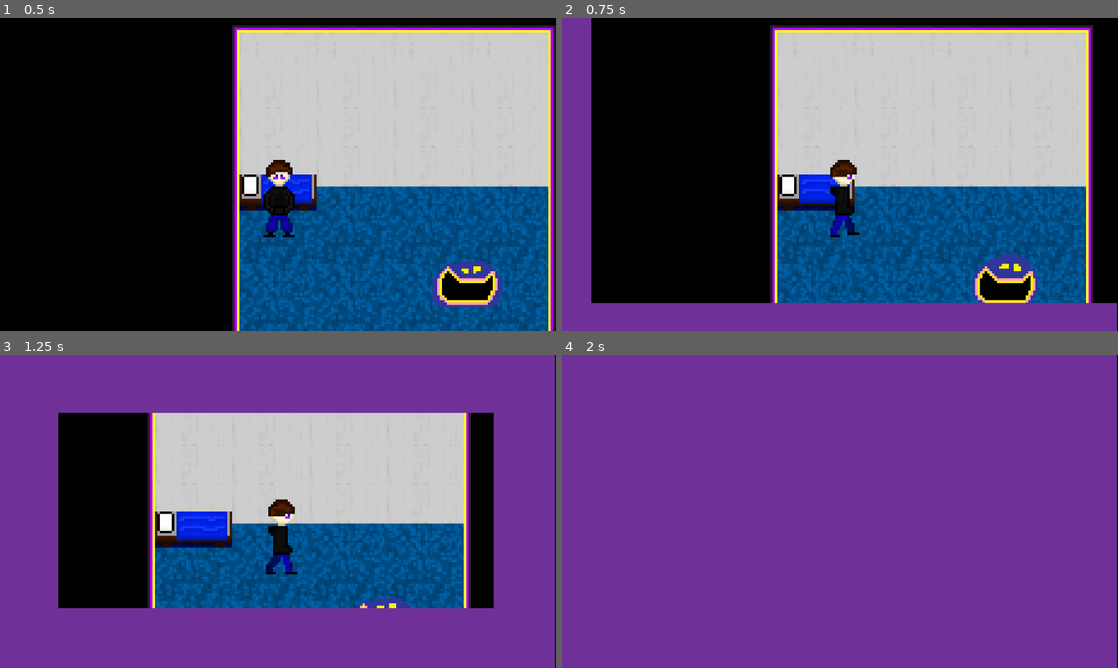
Above: before the commit, frames 1-4 (two rows, left to right).
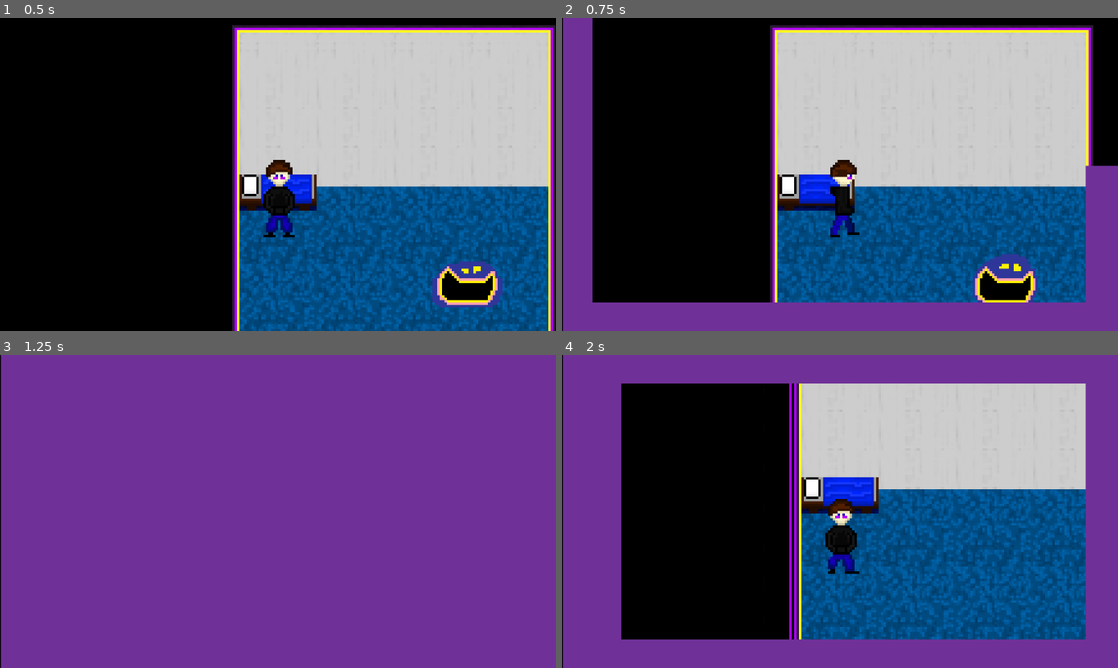
Above: after the commit, the same moments.

Repository: Vaisaz/yumeNikkiFangame
Game: Godot game, scene res://scenes/locations/room.tscn
Same seed, same stepped clock (60 frames per second), same inputs: the game is played once before the commit and once after it.
Inputs:
- Up to frame 1 (0.5 s): no input
- Up to frame 2 (0.75 s): hold Right (right) from 0.53 s (still down); tap E (interact) at 0.6 s
- Up to frame 3 (1.25 s): keep holding Right (right)
- Up to frame 4 (2 s): release Right (right) at 1.28 s; hold Down (down) from 1.28 s (still down); tap E (interact) at 1.35 s

Frame 1 is identical in both runs. In frame 2, 3.3% of the frame differs, in the area x 0-100%, y 0-100%; in frame 3, 49%; in frame 4, 69%.

Commit message:
Transition Animation Repaired

Diff:
--- a/project.godot
+++ b/project.godot
@@ -17,11 +17,12 @@
 
 [autoload]
 
-TransitionAnimation="*res://scripts/transition_animation.gd"
+Transition="*res://scenes/transition_animation.tscn"
 
 [display]
 
 window/stretch/mode="viewport"
+window/stretch/aspect="ignore"
 window/stretch/scale_mode="integer"
 
 [input]
--- a/scenes/interaction/interaction.tscn
+++ /dev/null
@@ -1,8 +0,0 @@
-[gd_scene load_steps=2 format=3 uid="uid://c3id7mvy6ocyd"]
-
-[ext_resource type="Script" path="res://scripts/interaction.gd" id="1_vx1oj"]
-
-[node name="interaction" type="Area2D"]
-collision_layer = 8
-collision_mask = 0
-script = ExtResource("1_vx1oj")
--- a/scenes/jon.tscn
+++ b/scenes/jon.tscn
@@ -1,8 +1,9 @@
-[gd_scene load_steps=25 format=3 uid="uid://d1jbh8q1vrdd6"]
+[gd_scene load_steps=66 format=3 uid="uid://d1jbh8q1vrdd6"]
 
 [ext_resource type="Script" path="res://scripts/jon.gd" id="1_c544l"]
 [ext_resource type="Texture2D" uid="uid://k37gud87ttvy" path="res://assets/sprites/main/jon_sprite_v2.png" id="2_sgdv6"]
 [ext_resource type="Texture2D" uid="uid://dve0ilnbymyyt" path="res://assets/sprites/main/jon_sprite_v3.png" id="3_6crik"]
+[ext_resource type="Texture2D" uid="uid://flbkixwwrmrj" path="res://assets/sprites/transition_animation.png" id="5_nbb65"]
 
 [sub_resource type="AtlasTexture" id="AtlasTexture_w8bcn"]
 atlas = ExtResource("2_sgdv6")
@@ -163,6 +164,292 @@
 
 [sub_resource type="RectangleShape2D" id="RectangleShape2D_fcoh3"]
 size = Vector2(24, 25)
+
+[sub_resource type="AtlasTexture" id="AtlasTexture_gw2qc"]
+atlas = ExtResource("5_nbb65")
+region = Rect2(0, 0, 190, 108)
+
+[sub_resource type="AtlasTexture" id="AtlasTexture_bl4if"]
+atlas = ExtResource("5_nbb65")
+region = Rect2(190, 0, 190, 108)
+
+[sub_resource type="AtlasTexture" id="AtlasTexture_2lcsx"]
+atlas = ExtResource("5_nbb65")
+region = Rect2(380, 0, 190, 108)
+
+[sub_resource type="AtlasTexture" id="AtlasTexture_unb1x"]
+atlas = ExtResource("5_nbb65")
+region = Rect2(570, 0, 190, 108)
+
+[sub_resource type="AtlasTexture" id="AtlasTexture_cfqlj"]
+atlas = ExtResource("5_nbb65")
+region = Rect2(760, 0, 190, 108)
+
+[sub_resource type="AtlasTexture" id="AtlasTexture_esqsy"]
+atlas = ExtResource("5_nbb65")
+region = Rect2(950, 0, 190, 108)
+
+[sub_resource type="AtlasTexture" id="AtlasTexture_wuy1x"]
+atlas = ExtResource("5_nbb65")
+region = Rect2(1140, 0, 190, 108)
+
+[sub_resource type="AtlasTexture" id="AtlasTexture_ch0i1"]
+atlas = ExtResource("5_nbb65")
+region = Rect2(1330, 0, 190, 108)
+
+[sub_resource type="AtlasTexture" id="AtlasTexture_3v86s"]
+atlas = ExtResource("5_nbb65")
+region = Rect2(1520, 0, 190, 108)
+
+[sub_resource type="AtlasTexture" id="AtlasTexture_vocuw"]
+atlas = ExtResource("5_nbb65")
+region = Rect2(1710, 0, 190, 108)
+
+[sub_resource type="AtlasTexture" id="AtlasTexture_gdduy"]
+atlas = ExtResource("5_nbb65")
+region = Rect2(1900, 0, 190, 108)
+
+[sub_resource type="AtlasTexture" id="AtlasTexture_8033t"]
+atlas = ExtResource("5_nbb65")
+region = Rect2(2090, 0, 190, 108)
+
+[sub_resource type="AtlasTexture" id="AtlasTexture_igm5p"]
+atlas = ExtResource("5_nbb65")
+region = Rect2(2280, 0, 190, 108)
+
+[sub_resource type="AtlasTexture" id="AtlasTexture_w5u1e"]
+atlas = ExtResource("5_nbb65")
+region = Rect2(2470, 0, 190, 108)
+
+[sub_resource type="AtlasTexture" id="AtlasTexture_8gtkd"]
+atlas = ExtResource("5_nbb65")
+region = Rect2(2660, 0, 190, 108)
+
+[sub_resource type="AtlasTexture" id="AtlasTexture_xfp55"]
+atlas = ExtResource("5_nbb65")
+region = Rect2(2850, 0, 190, 108)
+
+[sub_resource type="AtlasTexture" id="AtlasTexture_tf4o0"]
+atlas = ExtResource("5_nbb65")
+region = Rect2(3040, 0, 190, 108)
+
+[sub_resource type="AtlasTexture" id="AtlasTexture_08ps2"]
+atlas = ExtResource("5_nbb65")
+region = Rect2(3230, 0, 190, 108)
+
+[sub_resource type="AtlasTexture" id="AtlasTexture_kygwt"]
+atlas = ExtResource("5_nbb65")
+region = Rect2(3420, 0, 190, 108)
+
+[sub_resource type="AtlasTexture" id="AtlasTexture_3n6i3"]
+atlas = ExtResource("5_nbb65")
+region = Rect2(3610, 0, 190, 108)
+
+[sub_resource type="AtlasTexture" id="AtlasTexture_l4fkc"]
+atlas = ExtResource("5_nbb65")
+region = Rect2(3420, 0, 190, 108)
+
+[sub_resource type="AtlasTexture" id="AtlasTexture_qovcv"]
+atlas = ExtResource("5_nbb65")
+region = Rect2(3230, 0, 190, 108)
+
+[sub_resource type="AtlasTexture" id="AtlasTexture_nleaw"]
+atlas = ExtResource("5_nbb65")
+region = Rect2(3040, 0, 190, 108)
+
+[sub_resource type="AtlasTexture" id="AtlasTexture_nv3ck"]
+atlas = ExtResource("5_nbb65")
+region = Rect2(2850, 0, 190, 108)
+
+[sub_resource type="AtlasTexture" id="AtlasTexture_b8302"]
+atlas = ExtResource("5_nbb65")
+region = Rect2(2660, 0, 190, 108)
+
+[sub_resource type="AtlasTexture" id="AtlasTexture_1k00c"]
+atlas = ExtResource("5_nbb65")
+region = Rect2(2470, 0, 190, 108)
+
+[sub_resource type="AtlasTexture" id="AtlasTexture_cvnt8"]
+atlas = ExtResource("5_nbb65")
+region = Rect2(2280, 0, 190, 108)
+
+[sub_resource type="AtlasTexture" id="AtlasTexture_edd3h"]
+atlas = ExtResource("5_nbb65")
+region = Rect2(2090, 0, 190, 108)
+
+[sub_resource type="AtlasTexture" id="AtlasTexture_rm1gs"]
+atlas = ExtResource("5_nbb65")
+region = Rect2(1900, 0, 190, 108)
+
+[sub_resource type="AtlasTexture" id="AtlasTexture_vxyg3"]
+atlas = ExtResource("5_nbb65")
+region = Rect2(1710, 0, 190, 108)
+
+[sub_resource type="AtlasTexture" id="AtlasTexture_xkoo7"]
+atlas = ExtResource("5_nbb65")
+region = Rect2(1520, 0, 190, 108)
+
+[sub_resource type="AtlasTexture" id="AtlasTexture_oxfgi"]
+atlas = ExtResource("5_nbb65")
+region = Rect2(1330, 0, 190, 108)
+
+[sub_resource type="AtlasTexture" id="AtlasTexture_reodm"]
+atlas = ExtResource("5_nbb65")
+region = Rect2(1140, 0, 190, 108)
+
+[sub_resource type="AtlasTexture" id="AtlasTexture_lrwvh"]
+atlas = ExtResource("5_nbb65")
+region = Rect2(950, 0, 190, 108)
+
+[sub_resource type="AtlasTexture" id="AtlasTexture_nu1vm"]
+atlas = ExtResource("5_nbb65")
+region = Rect2(760, 0, 190, 108)
+
+[sub_resource type="AtlasTexture" id="AtlasTexture_7gyfx"]
+atlas = ExtResource("5_nbb65")
+region = Rect2(570, 0, 190, 108)
+
+[sub_resource type="AtlasTexture" id="AtlasTexture_0cu67"]
+atlas = ExtResource("5_nbb65")
+region = Rect2(380, 0, 190, 108)
+
+[sub_resource type="AtlasTexture" id="AtlasTexture_bdktj"]
+atlas = ExtResource("5_nbb65")
+region = Rect2(190, 0, 190, 108)
+
+[sub_resource type="AtlasTexture" id="AtlasTexture_12s7v"]
+atlas = ExtResource("5_nbb65")
+region = Rect2(0, 0, 190, 108)
+
+[sub_resource type="SpriteFrames" id="SpriteFrames_x7ky2"]
+animations = [{
+"frames": [{
+"duration": 1.0,
+"texture": SubResource("AtlasTexture_gw2qc")
+}, {
+"duration": 1.0,
+"texture": SubResource("AtlasTexture_bl4if")
+}, {
+"duration": 1.0,
+"texture": SubResource("AtlasTexture_2lcsx")
+}, {
+"duration": 1.0,
+"texture": SubResource("AtlasTexture_unb1x")
+}, {
+"duration": 1.0,
+"texture": SubResource("AtlasTexture_cfqlj")
+}, {
+"duration": 1.0,
+"texture": SubResource("AtlasTexture_esqsy")
+}, {
+"duration": 1.0,
+"texture": SubResource("AtlasTexture_wuy1x")
+}, {
+"duration": 1.0,
+"texture": SubResource("AtlasTexture_ch0i1")
+}, {
+"duration": 1.0,
+"texture": SubResource("AtlasTexture_3v86s")
+}, {
+"duration": 1.0,
+"texture": SubResource("AtlasTexture_vocuw")
+}, {
+"duration": 1.0,
+"texture": SubResource("AtlasTexture_gdduy")
+}, {
+"duration": 1.0,
+"texture": SubResource("AtlasTexture_8033t")
+}, {
+"duration": 1.0,
+"texture": SubResource("AtlasTexture_igm5p")
+}, {
+"duration": 1.0,
+"texture": SubResource("AtlasTexture_w5u1e")
+}, {
+"duration": 1.0,
+"texture": SubResource("AtlasTexture_8gtkd")
+}, {
+"duration": 1.0,
+"texture": SubResource("AtlasTexture_xfp55")
+}, {
+"duration": 1.0,
+"texture": SubResource("AtlasTexture_tf4o0")
+}, {
+"duration": 1.0,
+"texture": SubResource("AtlasTexture_08ps2")
+}, {
+"duration": 1.0,
+"texture": SubResource("AtlasTexture_kygwt")
+}, {
+"duration": 25.0,
+"texture": SubResource("AtlasTexture_3n6i3")
+}],
+"loop": false,
+"name": &"default",
+"speed": 25.0
+}, {
+"frames": [{
+"duration": 1.0,
+"texture": SubResource("AtlasTexture_l4fkc")
+}, {
+"duration": 1.0,
+"texture": SubResource("AtlasTexture_qovcv")
+}, {
+"duration": 1.0,
+"texture": SubResource("AtlasTexture_nleaw")
+}, {
+"duration": 1.0,
+"texture": SubResource("AtlasTexture_nv3ck")
+}, {
+"duration": 1.0,
+"texture": SubResource("AtlasTexture_b8302")
+}, {
+"duration": 1.0,
+"texture": SubResource("AtlasTexture_1k00c")
+}, {
+"duration": 1.0,
+"texture": SubResource("AtlasTexture_cvnt8")
+}, {
+"duration": 1.0,
+"texture": SubResource("AtlasTexture_edd3h")
+}, {
+"duration": 1.0,
+"texture": SubResource("AtlasTexture_rm1gs")
+}, {
+"duration": 1.0,
+"texture": SubResource("AtlasTexture_vxyg3")
+}, {
+"duration": 1.0,
+"texture": SubResource("AtlasTexture_xkoo7")
+}, {
+"duration": 1.0,
+"texture": SubResource("AtlasTexture_oxfgi")
+}, {
+"duration": 1.0,
+"texture": SubResource("AtlasTexture_reodm")
+}, {
+"duration": 1.0,
+"texture": SubResource("AtlasTexture_lrwvh")
+}, {
+"duration": 1.0,
+"texture": SubResource("AtlasTexture_nu1vm")
+}, {
+"duration": 1.0,
+"texture": SubResource("AtlasTexture_7gyfx")
+}, {
+"duration": 1.0,
+"texture": SubResource("AtlasTexture_0cu67")
+}, {
+"duration": 1.0,
+"texture": SubResource("AtlasTexture_bdktj")
+}, {
+"duration": 1.0,
+"texture": SubResource("AtlasTexture_12s7v")
+}],
+"loop": true,
+"name": &"second",
+"speed": 5.0
+}]
 
 [node name="CharacterBody2D" type="CharacterBody2D"]
 collision_layer = 4
@@ -186,5 +473,16 @@
 position = Vector2(0, -8.5)
 shape = SubResource("RectangleShape2D_fcoh3")
 
+[node name="CanvasLayer" type="CanvasLayer" parent="Interaction"]
+visible = false
+
+[node name="AnimatedSprite2D2" type="AnimatedSprite2D" parent="Interaction/CanvasLayer"]
+position = Vector2(575, 325)
+scale = Vector2(6.05263, 6.01852)
+sprite_frames = SubResource("SpriteFrames_x7ky2")
+
 [connection signal="input_event" from="." to="." method="_on_input_event"]
 [connection signal="area_entered" from="Interaction" to="Interaction" method="_on_area_entered"]
+[connection signal="area_exited" from="Interaction" to="Interaction" method="_on_area_exited"]
+[connection signal="input_event" from="Interaction" to="Interaction" method="_on_input_event"]
+[connection signal="ready" from="Interaction/CanvasLayer/AnimatedSprite2D2" to="Interaction/CanvasLayer/AnimatedSprite2D2" method="_on_ready"]
--- a/scenes/locations/room.tscn
+++ b/scenes/locations/room.tscn
@@ -15,7 +15,6 @@
 [ext_resource type="Script" path="res://scripts/bed_interaction.gd" id="14_fffuy"]
 [ext_resource type="PackedScene" uid="uid://xc2xhvu62mnx" path="res://scenes/neon_blob.tscn" id="14_gqq5i"]
 [ext_resource type="Texture2D" uid="uid://flbkixwwrmrj" path="res://assets/sprites/transition_animation.png" id="16_b4a5b"]
-[ext_resource type="Script" path="res://scripts/stop_animation.gd" id="17_r7p8c"]
 
 [sub_resource type="TileSetAtlasSource" id="TileSetAtlasSource_575h7"]
 texture = ExtResource("2_mxfs6")
@@ -599,7 +598,7 @@
 [node name="StaticBody2D2" parent="." instance=ExtResource("11_0hkut")]
 position = Vector2(40, 16)
 
-[node name="interaction" type="Area2D" parent="StaticBody2D2"]
+[node name="interaction" type="Area2D" parent="StaticBody2D2" groups=["Interactable"]]
 position = Vector2(48, 62)
 collision_layer = 8
 collision_mask = 8
@@ -615,10 +614,8 @@
 [node name="AnimatedSprite2D2" type="AnimatedSprite2D" parent="StaticBody2D2/interaction/CanvasLayer"]
 position = Vector2(575, 325)
 scale = Vector2(6.05263, 6.01852)
-sprite_frames = SubResource("SpriteFrames_tfglf")
-script = ExtResource("17_r7p8c")
+sprite_frames = SubResource("SpriteFrames_42fem")
 
 [connection signal="area_entered" from="StaticBody2D2/interaction" to="StaticBody2D2/interaction" method="_on_area_entered"]
 [connection signal="area_exited" from="StaticBody2D2/interaction" to="StaticBody2D2/interaction" method="_on_area_exited"]
-[connection signal="animation_finished" from="StaticBody2D2/interaction/CanvasLayer/AnimatedSprite2D2" to="StaticBody2D2/interaction" method="_on_animated_sprite_2d_2_animation_finished"]
 [connection signal="ready" from="StaticBody2D2/interaction/CanvasLayer/AnimatedSprite2D2" to="StaticBody2D2/interaction/CanvasLayer/AnimatedSprite2D2" method="_on_ready"]
--- a/scenes/transition_animation.tscn
+++ b/scenes/transition_animation.tscn
@@ -1,7 +1,7 @@
 [gd_scene load_steps=43 format=3 uid="uid://bhh6s6a2ilw0o"]
 
+[ext_resource type="Script" path="res://scripts/interaction.gd" id="1_8u8o2"]
 [ext_resource type="Texture2D" uid="uid://flbkixwwrmrj" path="res://assets/sprites/transition_animation.png" id="1_75xnl"]
-[ext_resource type="Script" path="res://scripts/transition_animation.gd" id="1_qrgho"]
 
 [sub_resource type="AtlasTexture" id="AtlasTexture_gw2qc"]
 atlas = ExtResource("1_75xnl")
@@ -221,79 +221,83 @@
 }, {
 "duration": 25.0,
 "texture": SubResource("AtlasTexture_3n6i3")
-}, {
-"duration": 1.0,
-"texture": SubResource("AtlasTexture_lfdyw")
-}, {
-"duration": 1.0,
-"texture": SubResource("AtlasTexture_dud4o")
-}, {
-"duration": 1.0,
-"texture": SubResource("AtlasTexture_3owyw")
-}, {
-"duration": 1.0,
-"texture": SubResource("AtlasTexture_3sg0q")
-}, {
-"duration": 1.0,
-"texture": SubResource("AtlasTexture_eidjn")
-}, {
-"duration": 1.0,
-"texture": SubResource("AtlasTexture_61mj5")
-}, {
-"duration": 1.0,
-"texture": SubResource("AtlasTexture_prn4r")
-}, {
-"duration": 1.0,
-"texture": SubResource("AtlasTexture_deupp")
-}, {
-"duration": 1.0,
-"texture": SubResource("AtlasTexture_1p5il")
-}, {
-"duration": 1.0,
-"texture": SubResource("AtlasTexture_dhn31")
-}, {
-"duration": 1.0,
-"texture": SubResource("AtlasTexture_28060")
-}, {
-"duration": 1.0,
-"texture": SubResource("AtlasTexture_q8fww")
-}, {
-"duration": 1.0,
-"texture": SubResource("AtlasTexture_3naeu")
-}, {
-"duration": 1.0,
-"texture": SubResource("AtlasTexture_nc627")
-}, {
-"duration": 1.0,
-"texture": SubResource("AtlasTexture_vpnve")
-}, {
-"duration": 1.0,
-"texture": SubResource("AtlasTexture_stsii")
-}, {
-"duration": 1.0,
-"texture": SubResource("AtlasTexture_mro4l")
-}, {
-"duration": 1.0,
-"texture": SubResource("AtlasTexture_xe6dn")
-}, {
-"duration": 1.0,
-"texture": SubResource("AtlasTexture_gqd3n")
 }],
 "loop": false,
 "name": &"default",
-"speed": 20.0
+"speed": 35.0
+}, {
+"frames": [{
+"duration": 1.0,
+"texture": SubResource("AtlasTexture_47sr8")
+}, {
+"duration": 1.0,
+"texture": SubResource("AtlasTexture_tpy17")
+}, {
+"duration": 1.0,
+"texture": SubResource("AtlasTexture_r1mfa")
+}, {
+"duration": 1.0,
+"texture": SubResource("AtlasTexture_al576")
+}, {
+"duration": 1.0,
+"texture": SubResource("AtlasTexture_jbf3u")
+}, {
+"duration": 1.0,
+"texture": SubResource("AtlasTexture_gy6ua")
+}, {
+"duration": 1.0,
+"texture": SubResource("AtlasTexture_p7310")
+}, {
+"duration": 1.0,
+"texture": SubResource("AtlasTexture_y3ob0")
+}, {
+"duration": 1.0,
+"texture": SubResource("AtlasTexture_y6dqs")
+}, {
+"duration": 1.0,
+"texture": SubResource("AtlasTexture_0a0ja")
+}, {
+"duration": 1.0,
+"texture": SubResource("AtlasTexture_l18gl")
+}, {
+"duration": 1.0,
+"texture": SubResource("AtlasTexture_b07qy")
+}, {
+"duration": 1.0,
+"texture": SubResource("AtlasTexture_hmxac")
+}, {
+"duration": 1.0,
+"texture": SubResource("AtlasTexture_j24ss")
+}, {
+"duration": 1.0,
+"texture": SubResource("AtlasTexture_uq0hg")
+}, {
+"duration": 1.0,
+"texture": SubResource("AtlasTexture_607wn")
+}, {
+"duration": 1.0,
+"texture": SubResource("AtlasTexture_ohf2q")
+}, {
+"duration": 1.0,
+"texture": SubResource("AtlasTexture_4fren")
+}, {
+"duration": 1.0,
+"texture": SubResource("AtlasTexture_6p1w5")
+}],
+"loop": false,
+"name": &"second",
+"speed": 35.0
 }]
 
 [node name="CanvasLayer" type="CanvasLayer"]
-script = ExtResource("1_qrgho")
+visible = false
+script = ExtResource("1_8u8o2")
 
 [node name="AnimatedSprite2D" type="AnimatedSprite2D" parent="."]
 position = Vector2(577, 324)
 scale = Vector2(6.05263, 6.01852)
 sprite_frames = SubResource("SpriteFrames_qxyj5")
-autoplay = "default"
-frame = 38
-frame_progress = 1.0
+animation = &"second"
 
 [connection signal="ready" from="." to="." method="_on_ready"]
 [connection signal="animation_finished" from="AnimatedSprite2D" to="." method="_on_animated_sprite_2d_animation_finished"]
--- a/scripts/bed_interaction.gd
+++ b/scripts/bed_interaction.gd
@@ -1,8 +1,6 @@
 extends Area2D
 
 var interact: bool = false
-@onready var canvas_layer = $CanvasLayer
-@onready var animated_sprite_2d = $CanvasLayer/AnimatedSprite2D2
 
 func _on_area_entered(area):
 	if area.is_in_group("Player"):
@@ -13,9 +11,7 @@
 
 func _input(_event):
 	if interact and Input.is_action_just_pressed("interact"):
-		canvas_layer.visible = true
-		animated_sprite_2d.play("default")
-		await animated_sprite_2d.animation_finished
-		animated_sprite_2d.play("second")
-		canvas_layer.visible = false
+		Transition.playing_animation()
+		await Transition.animated_sprite_2d.animation_finished
+		Transition.ending_animation()
 		get_tree().change_scene_to_file("res://scenes/locations/dream_room.tscn")
--- a/scripts/interaction.gd
+++ b/scripts/interaction.gd
@@ -1,2 +1,17 @@
-extends Area2D
-class_name interation_area
+extends CanvasLayer
+
+var interact: bool = false
+@onready var animated_sprite_2d = $AnimatedSprite2D
+@onready var canvas_layer = $"."
+
+func playing_animation():
+	canvas_layer.visible = true
+	animated_sprite_2d.play("default")
+
+func wait():
+	await animated_sprite_2d.animation_finished
+
+func ending_animation():
+	animated_sprite_2d.play("second")
+	await animated_sprite_2d.animation_finished
+	canvas_layer.visible = false
Not shown: 2 places in scenes/locations/room.tscn that only renumber resources
Not shown: 1 places in scenes/transition_animation.tscn that only renumber resources
